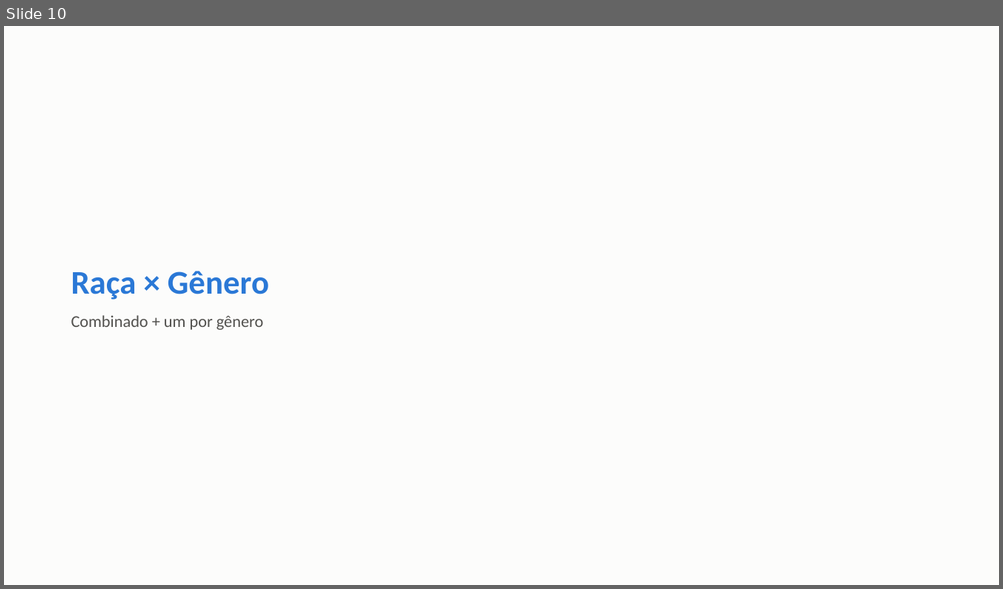
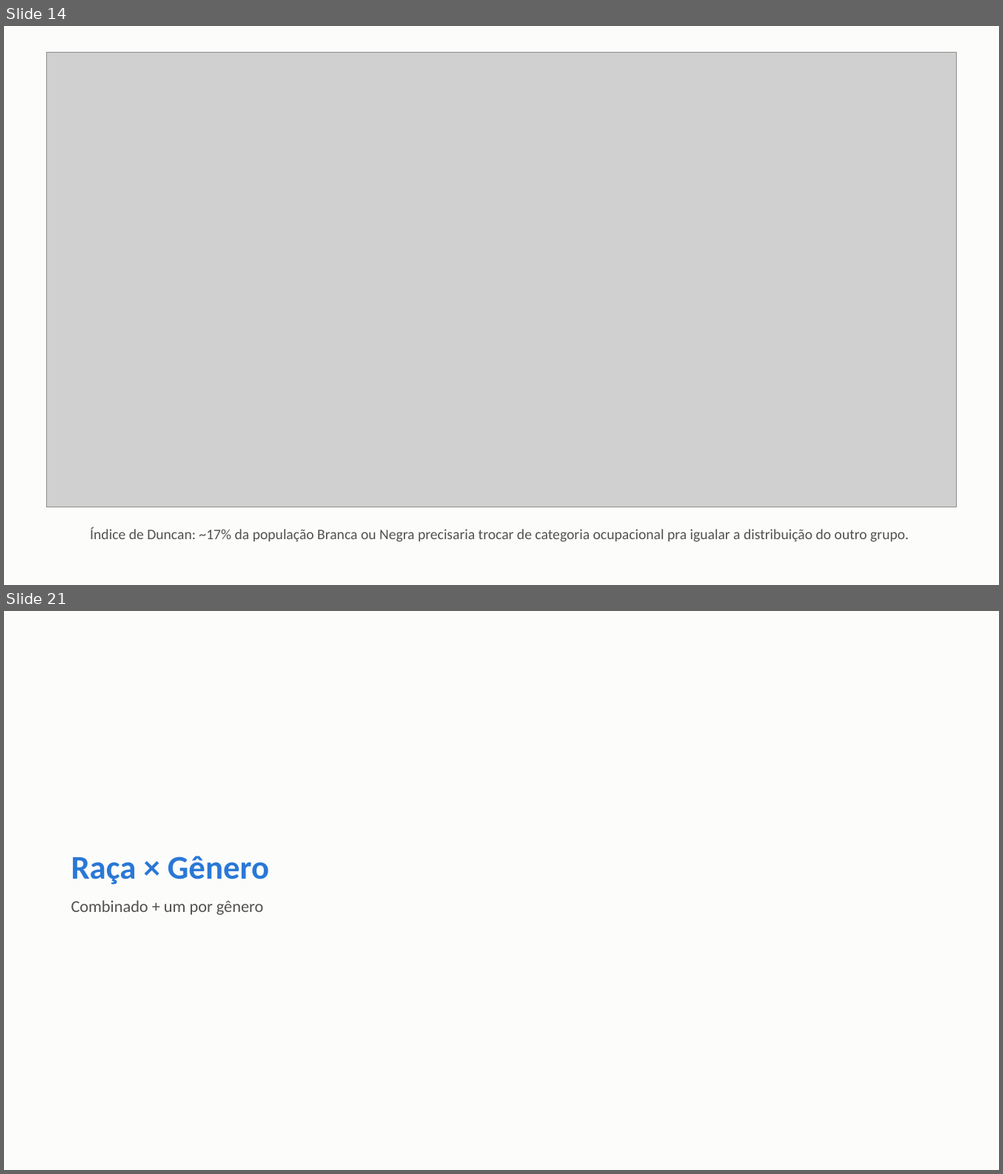
Before and after one commit to FelipeSantanaJ/Hub-Racial-Brasil, a slide deck: docs/Datahub_Racial_Brasil_Fase1.pptx. Shown one above the other, each under a label of ours: slide 10 before the commit, slides 14 and 21 after it; the slides between them are not shown. The pictures are 1003x589 and 1003x1174 pixels, drawn with LibreOffice and Linux fonts; fonts in the diff are those of the drawing; grey boxes stand for pictures. Boxes give left, top, right and bottom in pixels: in the first picture for what was removed or moved away, otherwise in the second. Text is boxed around its words. In the diff, an @@ line names an element or a change of style, - is before the commit and + after.

Commit message:
Aprofunda a Fase 1: Oaxaca-Blinder, hiato regional, segregação, quebra estrutural
Aplica teste de significância formal ao resíduo da decomposição do hiato
Branca-Negra via regressão (Oaxaca-Blinder + RIF por quantil, novas funções
em pnadc_core.py, validadas com dado sintético) — resíduo de +22% (p<0,001),
convergindo com os 24% da padronização direta. Descobre um padrão em U: o
hiato residual é menor na mediana (~15%) e maior na base (~31%) e no topo
(~36%) da distribuição de renda.

Adiciona: hiato racial por Região (Welch), índice de segregação ocupacional
de Duncan, teste de quebra estrutural (tipo Chow) nos 3 eventos já mapeados
(reforma trabalhista, reforma da previdência, recessão 2015-16) — os 3
significativos. Traz 4 variáveis novas da PNAD: informalidade/carteira
assinada, renda por hora (mostra que o hiato não vem de jornada menor),
alfabetização (60+) e desalento entre quem está fora da força de trabalho.

Corrige um bug real de decodificação (VD4009 zero-padded, dava NULL
silencioso) e descarta frequência escolar (V3014) por cobertura amostral
não explicada (~6-8%, não bate com rotação de painel nem com V3001).

53 gráficos (era 44), apresentação com 69 slides (era 58).

```diff
--- a/docs/Datahub_Racial_Brasil_Fase1.pptx
+++ b/docs/Datahub_Racial_Brasil_Fase1.pptx
@@ slide 14 added at box(4, 26, 999, 585), background #FCFCFB @@
@@ picture added at box(46, 52, 957, 507) @@
@@ text added at box(90, 528, 908, 543), 14 pt, text #52514E @@
+Índice de Duncan: ~17% da população Branca ou Negra precisaria trocar de categoria ocupacional pra igualar a distribuição do outro grupo.
@@ what was slide 10 is now slide 21 @@
```
Also in this commit, not shown: 10 other slides added, 34 other files.
